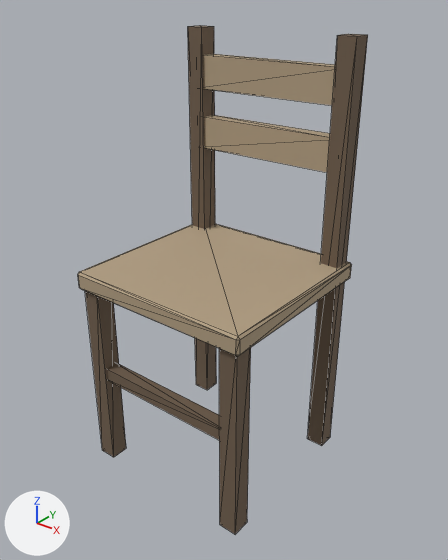
The FBX model unity/HorrorGame/Assets/Models/Dressing/Dress_Chair.fbx: old version first, new version second.
Camera for both pictures: a 50 mm camera at (0.749, -0.913, 1.011) aimed at (0.007, 0.015, 0.436). The lights are fixed; the arrows at lower left show +X, +Y and +Z. The picture after the commit comes second. Mesh edges are drawn as thin lines.

Names of what the first picture shows: 'Dress_Chair'.
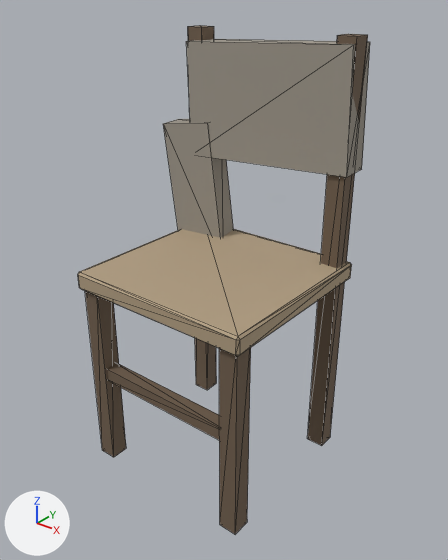
Location of each change, (x1, y1, x2, y2) in pixels of the pictures (448 x 560 px):
'Dress_Chair', reshaped: before (78, 25, 368, 534); after (78, 25, 370, 534)
part 1 of me_cube, added: after (163, 39, 370, 238)

The change, as a list of edits to the scene's bpy script:
```text
Add mat_dress_clothstained:
    mat_dress_clothstained = principled_material('Dress_ClothStained')
    mat_dress_clothstained.base_color = (0.342, 0.312, 0.262)  # grey #9e988c
    mat_dress_clothstained.roughness = 0.95
Change me_cube:
    used by ob_dress_chair; location = (0.0, 0.0, 0.0)
    remove me_cube.from_pydata(...)  # 80 vertices, 128 faces; spans x -0.21..0.21, y -0.2..0.2, z 0.0..0.92
    add me_cube.from_pydata(...)  # 96 vertices, 152 faces; spans x -0.253..0.21, y -0.2..0.215, z 0.0..0.92
    me_cube part 1
    16 vertices are added at x -0.253..0.206, y 0.109..0.215, z 0.389..0.907
    24 new faces join them, mat_dress_clothstained (grey #9e988c)
    add me_cube.materials.append(mat_dress_clothstained)  # grey #9e988c
```
